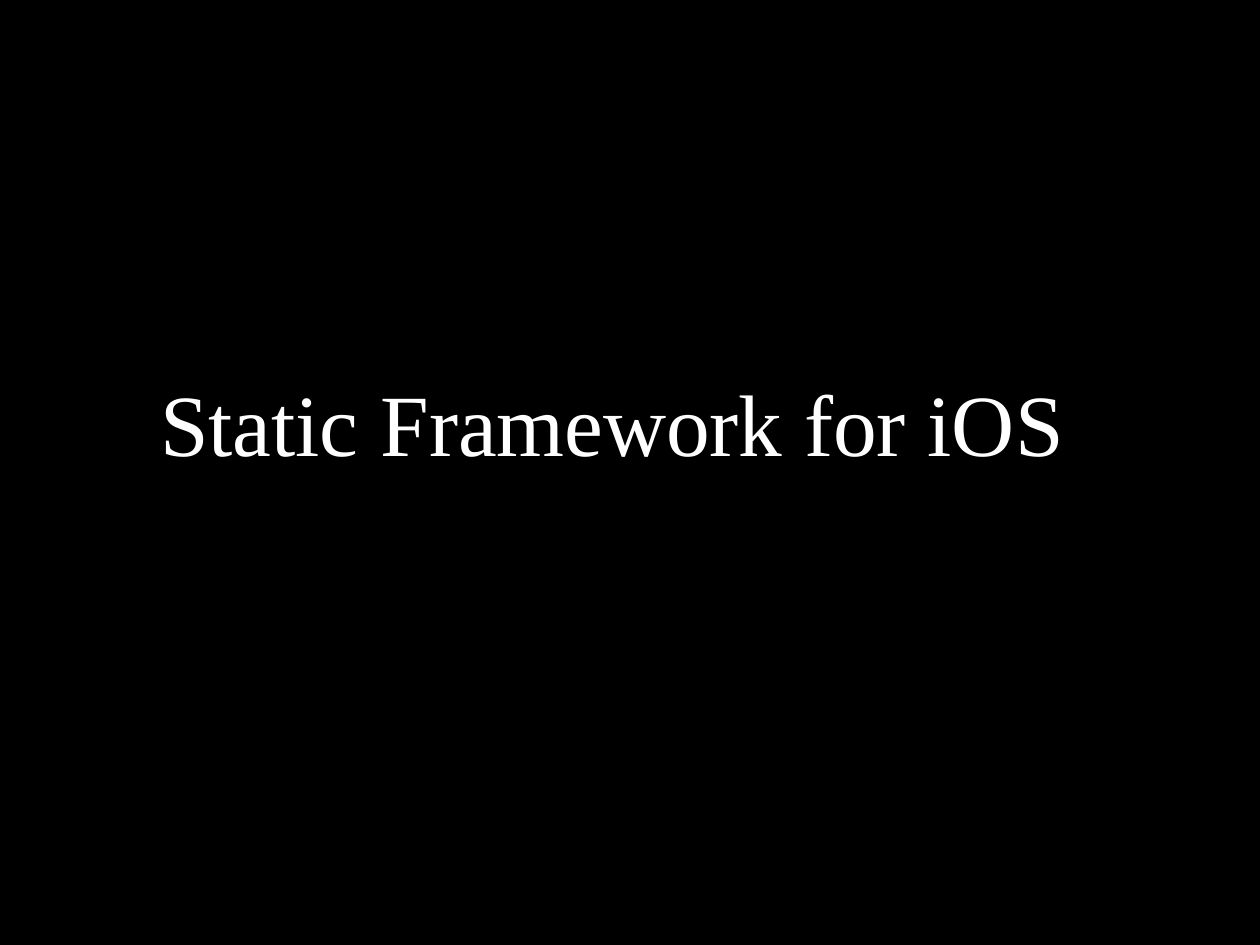
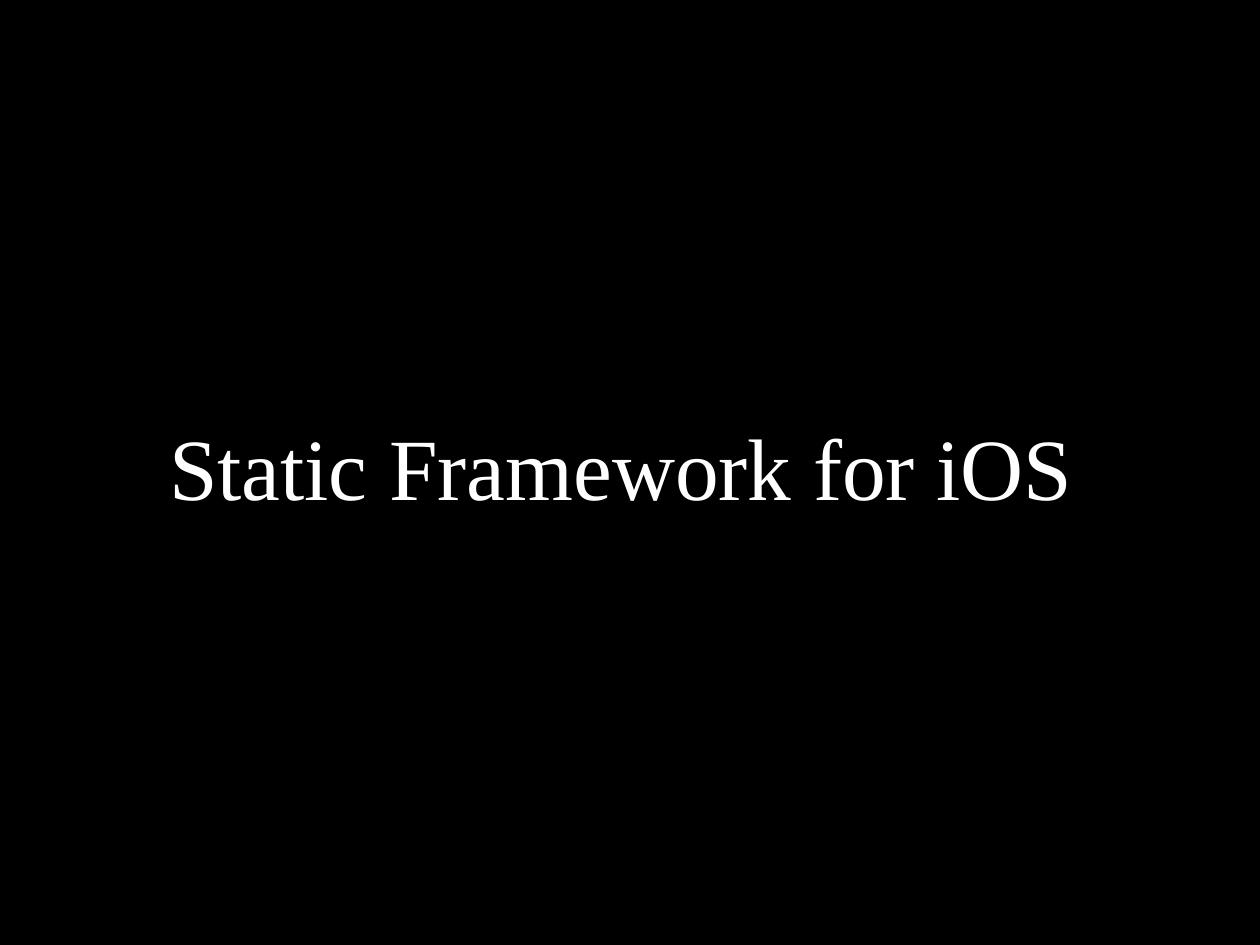
Before and after one commit to dodikk/StaticLib-Slides, a slide deck: slide 40 of Libraries-GoingNative.odp (slide 37 before the commit). Drawn at 1260x945 pixels with LibreOffice and Linux fonts; fonts in the diff are those of the drawing. Boxes give left, top, right and bottom in pixels: in the first picture for what was removed or moved away, otherwise in the second. Text is boxed around its words. In the diff, an @@ line names an element or a change of style, - is before the commit and + after.

```diff
--- a/Libraries-GoingNative.odp
+++ b/Libraries-GoingNative.odp
@@ title "Static Framework for iOS": place and size @@
-title "Static Framework for iOS" at [160, 394, 1064, 457]
+title "Static Framework for iOS" at [169, 438, 1073, 501]
```
Also in this commit, not shown: 14 slides added, 1 slide removed, 1 other file.
